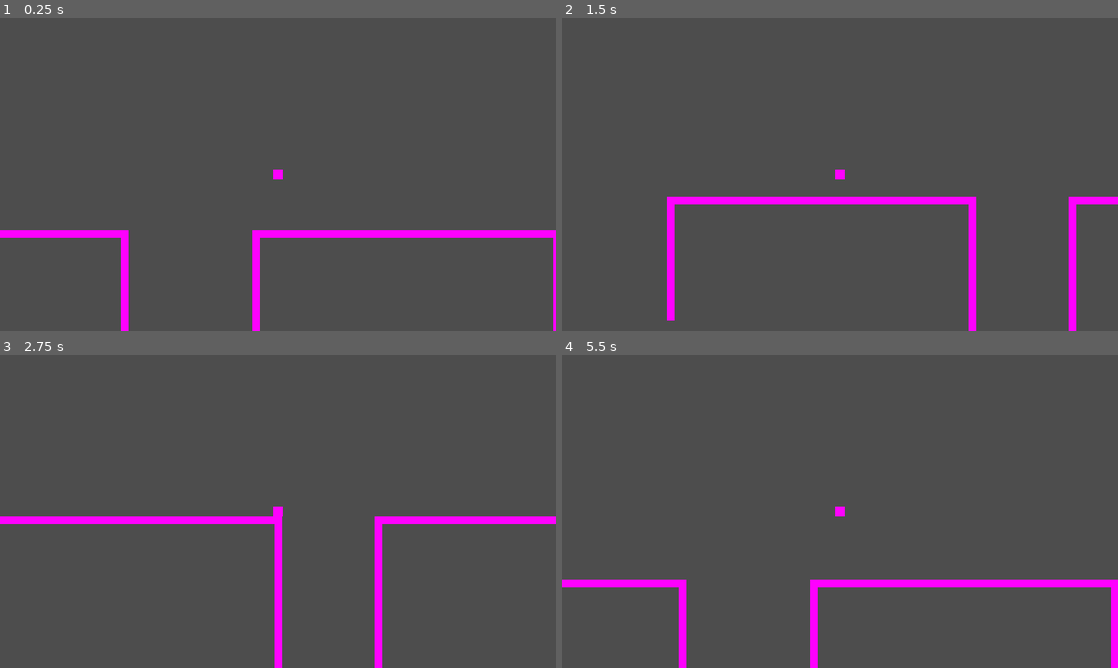
Above: before the commit, frames 1-4 (two rows, left to right).
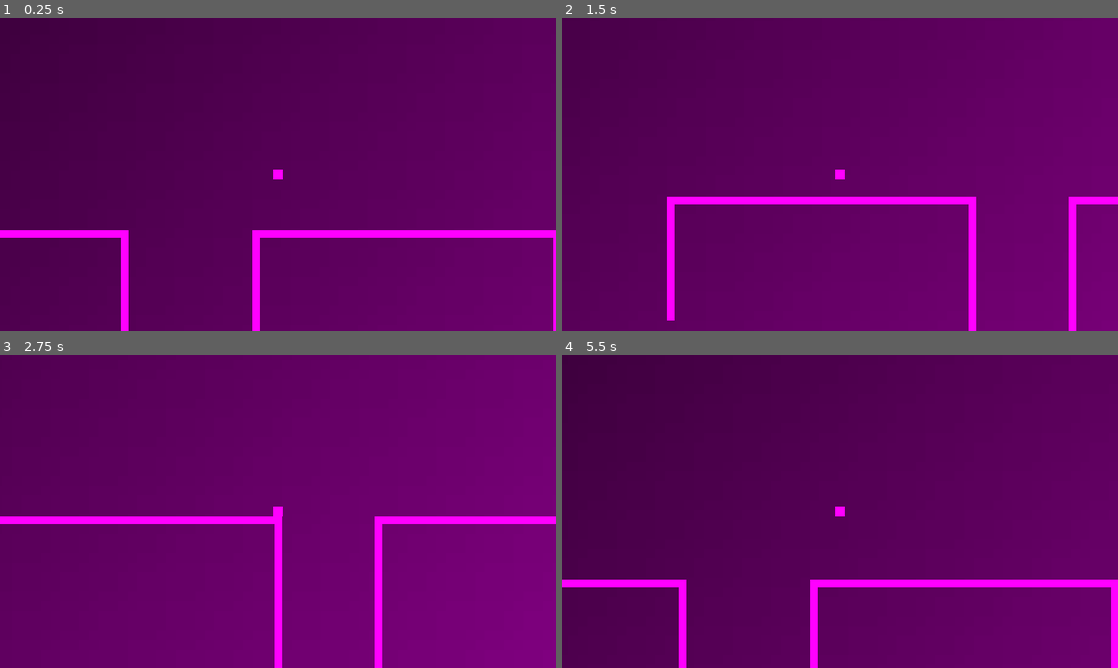
Above: after the commit, the same moments.

Repository: BoopEnthusiast/PB-and-Jam-2024
Game: Godot game, scene res://level/main.tscn
Same seed, same stepped clock (60 frames per second), same inputs: the game is played once before the commit and once after it.
Inputs:
- Up to frame 1 (0.25 s): no input
- Up to frame 2 (1.5 s): tap Enter at 0.5 s; hold D (right) 0.53-1.28 s; hold S (down) from 1.28 s (still down)
- Up to frame 3 (2.75 s): tap Space at 2 s; release S (down) at 2.03 s; hold D (right) from 2.03 s (still down)
- Up to frame 4 (5.5 s): release D (right) at 2.78 s; hold W (up) 2.78-3.53 s; hold A (left) 3.53-5.03 s; hold S (down) from 5.03 s (still down)

The runs differ from the first frame. In frame 1, 97% of the frame differs, in the area x 0-100%, y 0-100%; in frame 2, 97%; in frame 3, 97%; in frame 4, 97%.

Commit message:
lights and stuff

Diff:
--- a/level/cubicle/cubicle_door.tscn
+++ b/level/cubicle/cubicle_door.tscn
@@ -1,9 +1,15 @@
-[gd_scene load_steps=3 format=3 uid="uid://btrjht473oat0"]
+[gd_scene load_steps=5 format=3 uid="uid://btrjht473oat0"]
 
 [sub_resource type="RectangleShape2D" id="RectangleShape2D_7slth"]
 size = Vector2(256, 16)
 
 [sub_resource type="PlaceholderTexture2D" id="PlaceholderTexture2D_ve370"]
+
+[sub_resource type="OccluderPolygon2D" id="OccluderPolygon2D_4ntfh"]
+polygon = PackedVector2Array(-320, -8, -320, 8, -64, 8, -64, -8)
+
+[sub_resource type="OccluderPolygon2D" id="OccluderPolygon2D_dplic"]
+polygon = PackedVector2Array(64, -8, 64, 8, 320, 8, 320, -8)
 
 [node name="CubicleDoor" type="StaticBody2D"]
 
@@ -24,3 +30,9 @@
 position = Vector2(192, -2.68221e-07)
 scale = Vector2(256, 16)
 texture = SubResource("PlaceholderTexture2D_ve370")
+
+[node name="LightOccluder" type="LightOccluder2D" parent="."]
+occluder = SubResource("OccluderPolygon2D_4ntfh")
+
+[node name="LightOccluder2" type="LightOccluder2D" parent="."]
+occluder = SubResource("OccluderPolygon2D_dplic")
--- a/level/cubicle/cubicle_wall.tscn
+++ b/level/cubicle/cubicle_wall.tscn
@@ -1,9 +1,12 @@
-[gd_scene load_steps=3 format=3 uid="uid://cxgq3fwh2xlx8"]
+[gd_scene load_steps=4 format=3 uid="uid://cxgq3fwh2xlx8"]
 
 [sub_resource type="RectangleShape2D" id="RectangleShape2D_4okvd"]
 size = Vector2(640, 16)
 
 [sub_resource type="PlaceholderTexture2D" id="PlaceholderTexture2D_cua6q"]
+
+[sub_resource type="OccluderPolygon2D" id="OccluderPolygon2D_asqai"]
+polygon = PackedVector2Array(-320, -8, -320, 8, 320, 8, 320, -8)
 
 [node name="CubicleWall" type="StaticBody2D"]
 
@@ -14,3 +17,6 @@
 position = Vector2(1.85967e-05, -2.68221e-07)
 scale = Vector2(640, 16)
 texture = SubResource("PlaceholderTexture2D_cua6q")
+
+[node name="LightOccluder" type="LightOccluder2D" parent="."]
+occluder = SubResource("OccluderPolygon2D_asqai")
--- a/level/main.tscn
+++ b/level/main.tscn
@@ -1,11 +1,27 @@
-[gd_scene load_steps=3 format=3 uid="uid://bp5j8o8dln7i0"]
+[gd_scene load_steps=5 format=3 uid="uid://bp5j8o8dln7i0"]
 
 [ext_resource type="PackedScene" uid="uid://dynuwduuqgb1e" path="res://level/level_1.tscn" id="1_ldu7f"]
 [ext_resource type="PackedScene" uid="uid://bxhu2r4fgpj36" path="res://player/player_character.tscn" id="2_v1ojs"]
 
+[sub_resource type="Gradient" id="Gradient_hel4l"]
+offsets = PackedFloat32Array(0, 0.783133, 0.933735, 1)
+colors = PackedColorArray(0, 0, 0, 1, 0.532297, 0, 0.532297, 1, 0.771084, 0, 0.771084, 1, 1, 0, 1, 1)
+
+[sub_resource type="GradientTexture2D" id="GradientTexture2D_7njfx"]
+gradient = SubResource("Gradient_hel4l")
+fill_to = Vector2(0.991304, 1)
+
 [node name="Main" type="Node2D"]
+
+[node name="Floor" type="Sprite2D" parent="."]
+position = Vector2(0.000123024, 2560)
+scale = Vector2(80, 80)
+texture = SubResource("GradientTexture2D_7njfx")
 
 [node name="Level1" parent="." instance=ExtResource("1_ldu7f")]
 
 [node name="PlayerCharacter" parent="." instance=ExtResource("2_v1ojs")]
 position = Vector2(374, 429)
+
+[node name="CanvasModulate" type="CanvasModulate" parent="."]
+color = Color(0.525101, 0.525101, 0.525101, 1)
--- a/level/walls/office_doorway.tscn
+++ b/level/walls/office_doorway.tscn
@@ -1,9 +1,15 @@
-[gd_scene load_steps=3 format=3 uid="uid://dhpx3awswnuwk"]
+[gd_scene load_steps=5 format=3 uid="uid://dhpx3awswnuwk"]
 
 [sub_resource type="RectangleShape2D" id="RectangleShape2D_ancwb"]
 size = Vector2(256, 48)
 
 [sub_resource type="PlaceholderTexture2D" id="PlaceholderTexture2D_dxgmp"]
+
+[sub_resource type="OccluderPolygon2D" id="OccluderPolygon2D_y3ifb"]
+polygon = PackedVector2Array(-320, -24, -64, -24, -64, 24, -320, 24)
+
+[sub_resource type="OccluderPolygon2D" id="OccluderPolygon2D_igmjx"]
+polygon = PackedVector2Array(64, -24, 320, -24, 320, 24, 64, 24)
 
 [node name="OfficeDoorway" type="StaticBody2D"]
 
@@ -24,3 +30,9 @@
 position = Vector2(192, 1.66893e-06)
 scale = Vector2(256, 48)
 texture = SubResource("PlaceholderTexture2D_dxgmp")
+
+[node name="LightOccluder" type="LightOccluder2D" parent="."]
+occluder = SubResource("OccluderPolygon2D_y3ifb")
+
+[node name="LightOccluder2" type="LightOccluder2D" parent="."]
+occluder = SubResource("OccluderPolygon2D_igmjx")
--- a/level/walls/office_wall_long.tscn
+++ b/level/walls/office_wall_long.tscn
@@ -1,9 +1,12 @@
-[gd_scene load_steps=3 format=3 uid="uid://byrlfo2npkw8e"]
+[gd_scene load_steps=4 format=3 uid="uid://byrlfo2npkw8e"]
 
 [sub_resource type="RectangleShape2D" id="RectangleShape2D_4omri"]
 size = Vector2(5120, 48)
 
 [sub_resource type="PlaceholderTexture2D" id="PlaceholderTexture2D_rbg5j"]
+
+[sub_resource type="OccluderPolygon2D" id="OccluderPolygon2D_phsp0"]
+polygon = PackedVector2Array(-2560, -24, -2560, 24, 2560, 24, 2560, -24)
 
 [node name="OfficeWallLong" type="StaticBody2D"]
 
@@ -13,3 +16,6 @@
 [node name="Sprite" type="Sprite2D" parent="."]
 scale = Vector2(5120, 48)
 texture = SubResource("PlaceholderTexture2D_rbg5j")
+
+[node name="LightOccluder" type="LightOccluder2D" parent="."]
+occluder = SubResource("OccluderPolygon2D_phsp0")
--- a/level/walls/office_wall_short.tscn
+++ b/level/walls/office_wall_short.tscn
@@ -1,9 +1,12 @@
-[gd_scene load_steps=3 format=3 uid="uid://bw46yxaggedff"]
+[gd_scene load_steps=4 format=3 uid="uid://bw46yxaggedff"]
 
 [sub_resource type="RectangleShape2D" id="RectangleShape2D_2cdps"]
 size = Vector2(640, 48)
 
 [sub_resource type="PlaceholderTexture2D" id="PlaceholderTexture2D_tmun6"]
+
+[sub_resource type="OccluderPolygon2D" id="OccluderPolygon2D_gpwtc"]
+polygon = PackedVector2Array(-320, -24, 320, -24, 320, 24, -320, 24)
 
 [node name="OfficeWallShort" type="StaticBody2D"]
 
@@ -14,3 +17,6 @@
 position = Vector2(-2.3365e-05, 1.66893e-06)
 scale = Vector2(640, 48)
 texture = SubResource("PlaceholderTexture2D_tmun6")
+
+[node name="LightOccluder" type="LightOccluder2D" parent="."]
+occluder = SubResource("OccluderPolygon2D_gpwtc")
--- a/player/PlayerCharacter.gd
+++ b/player/PlayerCharacter.gd
@@ -1,12 +1,12 @@
 class_name Player extends CharacterBody2D
 
 
-const SPEED = 400
-const ACCEL = SPEED / 3
-const DECEL = ACCEL / 2
+const SPEED = 400.0
+const ACCEL = SPEED / 3.0
+const DECEL = ACCEL / 2.0
 
 
-func _physics_process(delta):
+func _physics_process(_delta):
 	var direction = Input.get_vector("left", "right", "up", "down")
 	if direction:
 		velocity = velocity.move_toward(direction * SPEED, ACCEL)
--- a/player/player_character.tscn
+++ b/player/player_character.tscn
@@ -1,10 +1,12 @@
-[gd_scene load_steps=4 format=3 uid="uid://bxhu2r4fgpj36"]
+[gd_scene load_steps=5 format=3 uid="uid://bxhu2r4fgpj36"]
 
 [ext_resource type="Script" path="res://player/PlayerCharacter.gd" id="1_ctjpp"]
 
 [sub_resource type="RectangleShape2D" id="RectangleShape2D_jbe17"]
 
 [sub_resource type="PlaceholderTexture2D" id="PlaceholderTexture2D_f054q"]
+
+[sub_resource type="PlaceholderTexture2D" id="PlaceholderTexture2D_l5git"]
 
 [node name="Player" type="CharacterBody2D"]
 script = ExtResource("1_ctjpp")
@@ -17,3 +19,7 @@
 texture = SubResource("PlaceholderTexture2D_f054q")
 
 [node name="Camera" type="Camera2D" parent="."]
+
+[node name="Light" type="PointLight2D" parent="."]
+scale = Vector2(1176, 678)
+texture = SubResource("PlaceholderTexture2D_l5git")
--- /dev/null
+++ b/resources/environment/camera_attributes.tres
@@ -0,0 +1,3 @@
+[gd_resource type="CameraAttributesPractical" format=3 uid="uid://bvnvu515j5d1h"]
+
+[resource]
--- /dev/null
+++ b/resources/environment/environment.tres
@@ -0,0 +1,3 @@
+[gd_resource type="Environment" format=3 uid="uid://ct3a4yj83alkl"]
+
+[resource]
